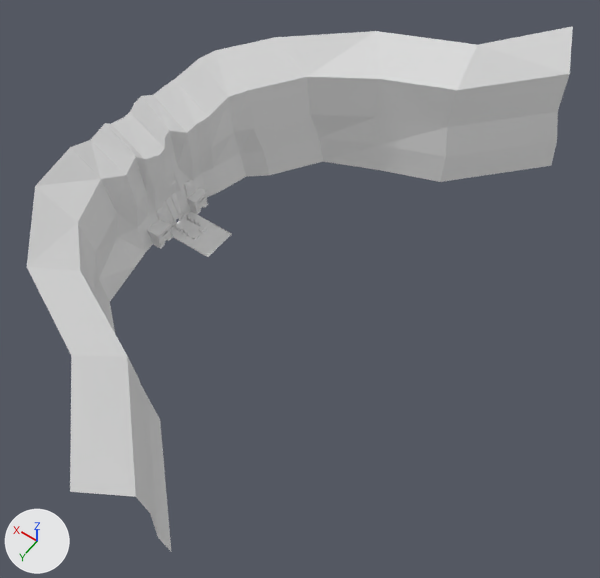
A saved change to the Blender file zm_hallow/assets/units/pd2_mod_zmhallow/mkp/mkp_001.blend.
One viewpoint serves both versions: a 50 mm lens placed at (-772.0, 637.0, 1041.0), pointed at (-325.0, 11.0, 57.0). Arrows for +X, +Y and +Z are at lower left; the lights stay in place.

Objects in the first picture: 'g_bry_cliff', 'g_bry_concrete_floor_01', 'g_concrete'.
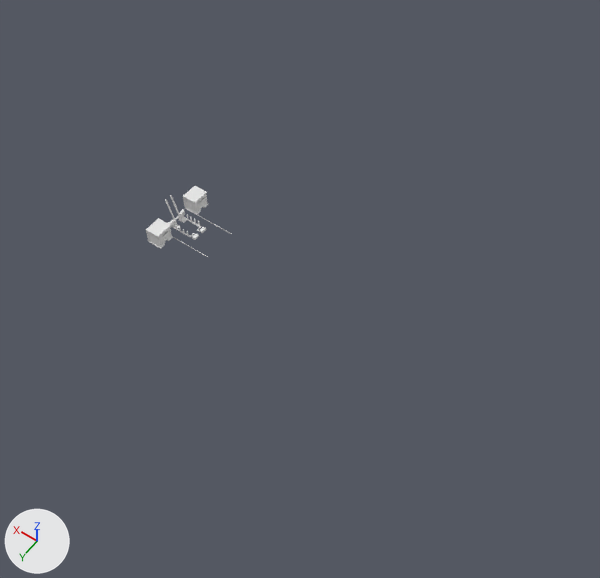
Boxes [x1, y1, x2, y2] around the edits, measured in the pictures (600 x 578 px):
'g_bry_cliff', hidden
    before: [27, 26, 573, 551]
'g_bry_concrete_floor_01', hidden
    before: [170, 211, 231, 257]

The change, as a diff of the scene's bpy script:
```diff
--- a/zm_hallow/assets/units/pd2_mod_zmhallow/mkp/mkp_001.blend.py
+++ b/zm_hallow/assets/units/pd2_mod_zmhallow/mkp/mkp_001.blend.py
@@ ob_g_bry_cliff @@
 _m = ob_g_bry_cliff.modifiers.new('EdgeSplit', 'EDGE_SPLIT')
+ob_g_bry_cliff.hide_viewport = True
@@ ob_g_bry_concrete_floor_01 @@
 ob_g_bry_concrete_floor_01.location = (0.0, 0.0, 0.0)
+ob_g_bry_concrete_floor_01.hide_viewport = True
```
